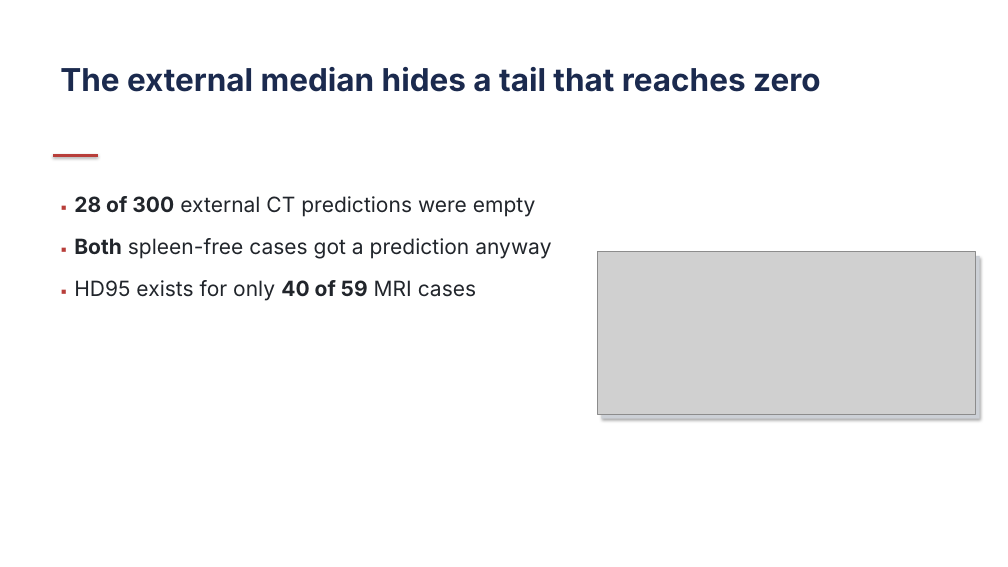
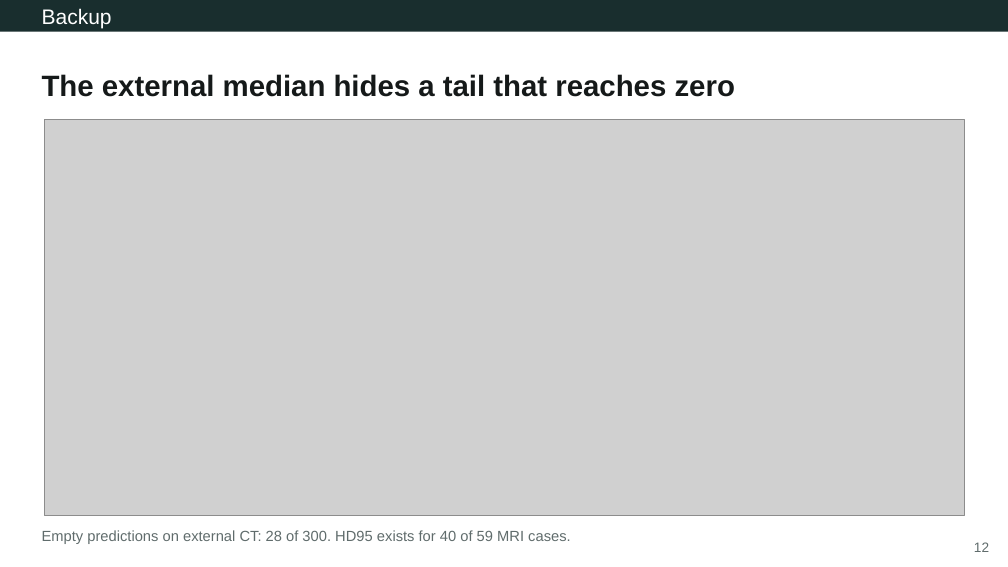
Before and after one commit to Aperivue/medsci-skills, a slide deck: slide 12 of demo/05_msd_amos_spleen/presentation/demo5_external_validation.pptx (slide 6 before the commit). Drawn at 1008x567 pixels with LibreOffice and Linux fonts; fonts in the diff are those of the drawing; grey boxes stand for pictures. Boxes give left, top, right and bottom in pixels: in the first picture for what was removed or moved away, otherwise in the second. Text is boxed around its words. In the diff, an @@ line names an element or a change of style, - is before the commit and + after.

```diff
--- a/demo/05_msd_amos_spleen/presentation/demo5_external_validation.pptx
+++ b/demo/05_msd_amos_spleen/presentation/demo5_external_validation.pptx
@@ text added at (0,0,1008,32), fill #192E2E, 20 pt, text #FFFFFF @@
+Backup
@@ title "The external median hides a ...": place and size @@
-title "The external median hides a ..." at (60,67,821,92)
+title "The external median hides a ..." at (42,74,735,97)
@@ title "The external median hides a ..." at (42,74,735,97): size 30 to 28 pt, font Inter to Arial, text colour #1B2A4E to #151919; line spacing 1 to 0.95; less space between paragraphs; vertical alignment top to middle @@
@@ picture added at (44,119,964,516) @@
@@ line removed from (53, 156) to (98, 156) @@
@@ text removed at (74,196,551,301) @@
-▪ 28 of 300 external CT predictions were empty
-▪ Both spleen-free cases got a prediction anyway
-▪ HD95 exists for only 40 of 59 MRI cases
@@ picture removed at (597,251,975,414) @@
@@ rectangle removed at (602,256,980,418) @@
@@ text added at (42,530,571,544), 14 pt, text #606C6C @@
+Empty predictions on external CT: 28 of 300. HD95 exists for 40 of 59 MRI cases.
@@ page number added at (974,542,989,552), 13 pt, text #606C6C @@
+12
```
Also in this commit, not shown: 1 other slide changed, 12 slides added, 10 slides removed, 20 other files.
